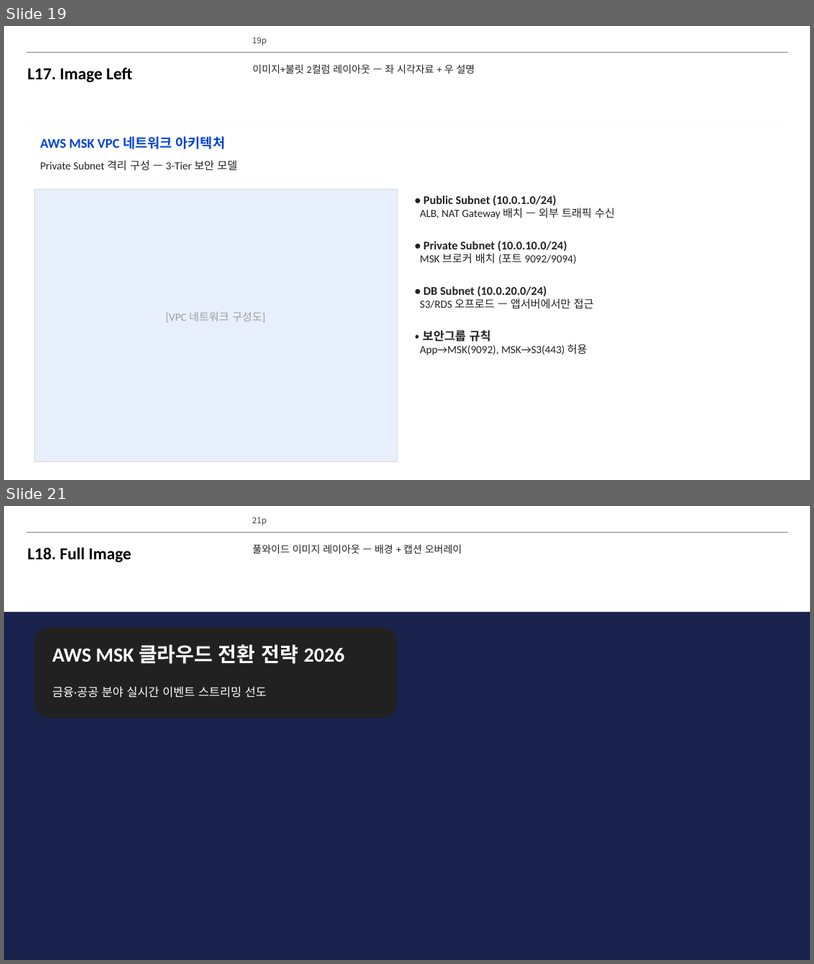
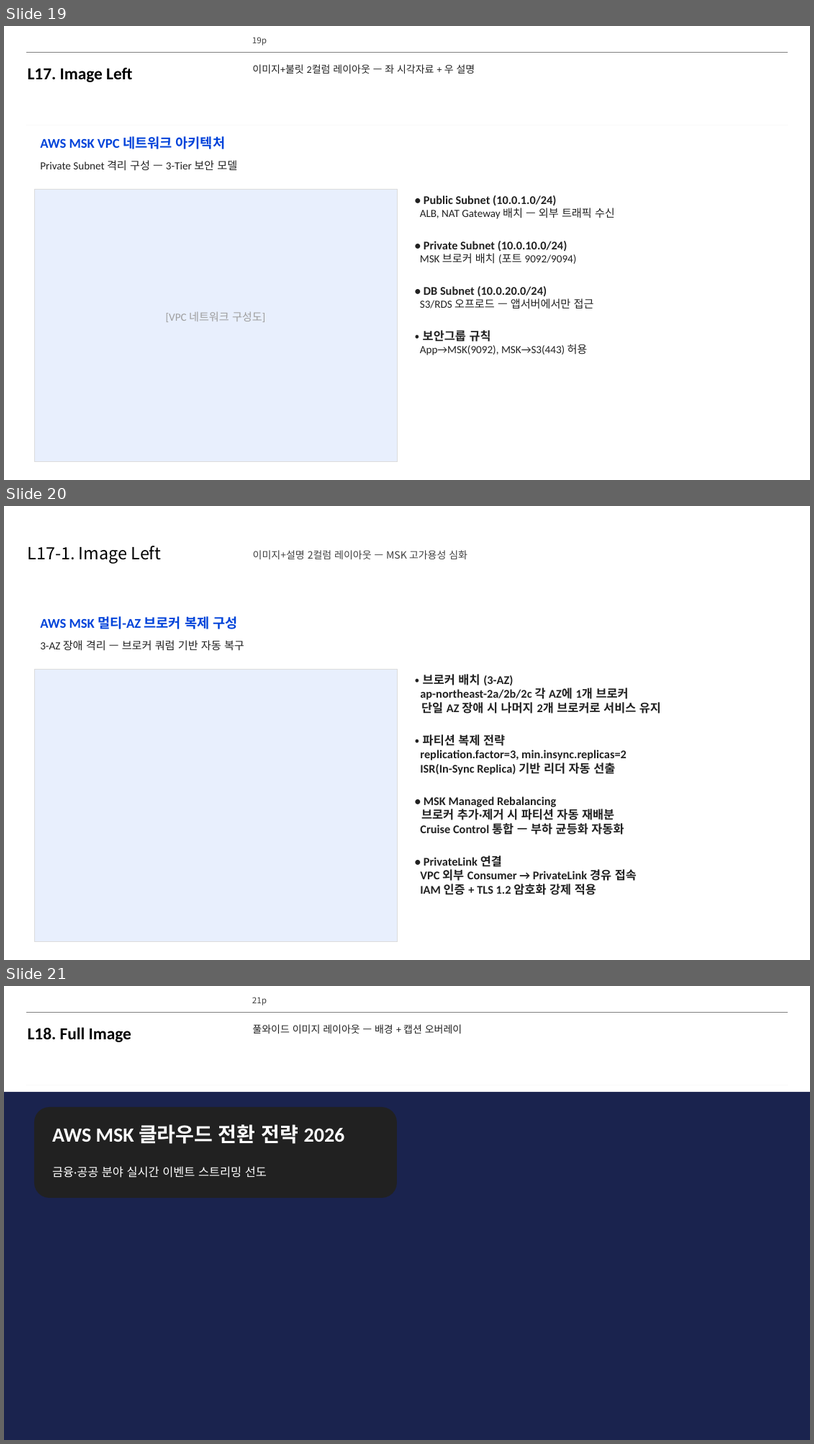
Before and after one commit to lhs6395-hslee/project-steer, a slide deck: results/pptx/AWS_MSK_Expert_Intro.pptx. Shown one above the other, each under a label of ours: slides 19 and 21 before the commit, slides 19, 20 and 21 after it; the slides between them are not shown. The pictures are 814x964 and 814x1444 pixels, drawn with LibreOffice and Linux fonts; fonts in the diff are those of the drawing; background and template pictures are left out. Boxes give left, top, right and bottom in pixels: in the first picture for what was removed or moved away, otherwise in the second. Text is boxed around its words. In the diff, an @@ line names an element or a change of style, - is before the commit and + after.

```diff
--- a/results/pptx/AWS_MSK_Expert_Intro.pptx
+++ b/results/pptx/AWS_MSK_Expert_Intro.pptx
@@ slide 20 added at [4, 506, 810, 960], background #FFFFFF @@
@@ text added at [28, 546, 162, 564], 20 pt, text #000000 @@
+L17-1. Image Left
@@ text added at [253, 550, 468, 559], 12 pt, text #404040 @@
+이미지+설명 2컬럼 레이아웃 — MSK 고가용성 심화
@@ text added at [40, 616, 237, 629], 16 pt, text #0043DA, bold @@
+AWS MSK 멀티-AZ 브로커 복제 구성
@@ text added at [40, 640, 244, 651], 13 pt, text #212121 @@
+3-AZ 장애 격리 — 브로커 쿼럼 기반 자동 복구
@@ rectangle added at [34, 669, 397, 942], fill #E8EFFD, outline #DCDCDC 0.5 pt @@
@@ text added at [420, 674, 661, 895], 14 pt, text #212121, bold @@
+• 브로커 배치 (3-AZ)
+ap-northeast-2a/2b/2c 각 AZ에 1개 브로커
+단일 AZ 장애 시 나머지 2개 브로커로 서비스 유지
+• 파티션 복제 전략
+replication.factor=3, min.insync.replicas=2
+ISR(In-Sync Replica) 기반 리더 자동 선출
+• MSK Managed Rebalancing
+브로커 추가·제거 시 파티션 자동 재배분
+Cruise Control 통합 — 부하 균등화 자동화
+• PrivateLink 연결
+VPC 외부 Consumer → PrivateLink 경유 접속
+IAM 인증 + TLS 1.2 암호화 강제 적용
```
Also in this commit, not shown: 1 slide removed.
